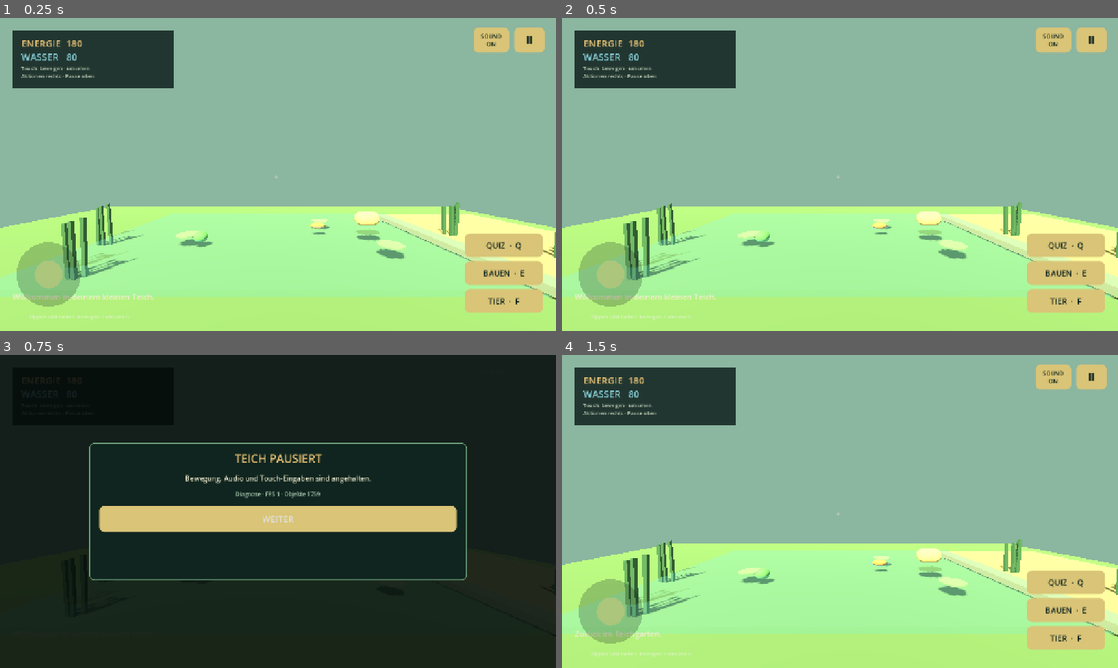
Above: before the commit, frames 1-4 (two rows, left to right).
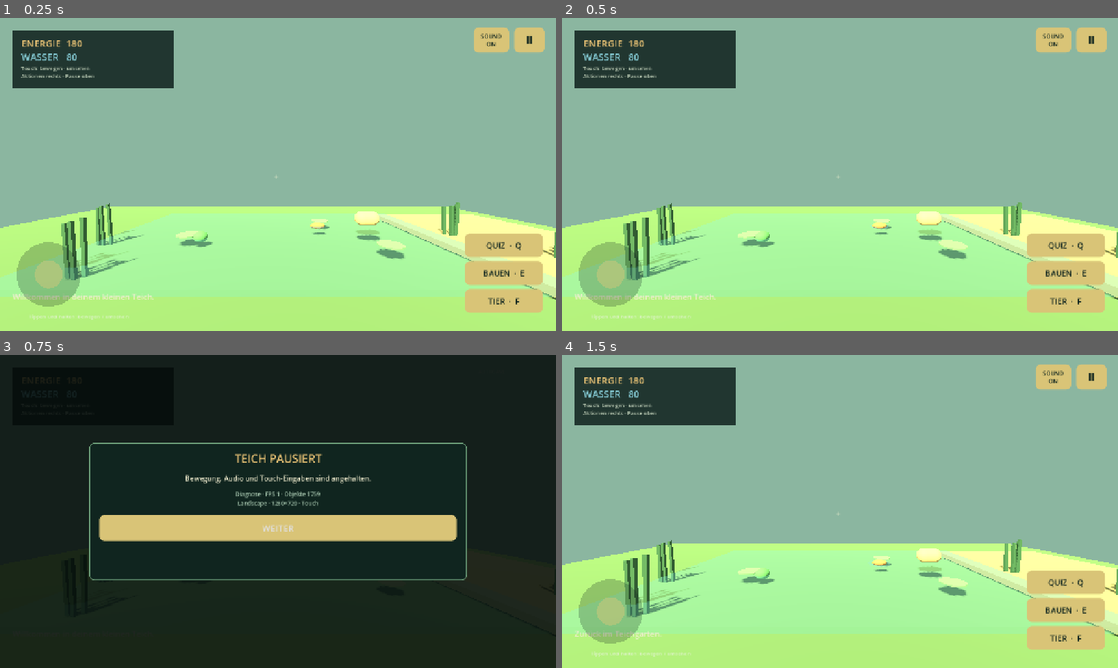
Above: after the commit, the same moments.

Repository: makopipokam/manualai.org
Game: Godot game, scene res://main.tscn
The game is run twice, just before and just after one commit, with the same random seed, the same clock (stepped at 60 frames per second) and the same inputs. Sound files missing from this copy of the repository are replaced by a short silence.
Inputs:
- Up to frame 1 (0.25 s): no input
- Up to frame 2 (0.5 s): no input
- Up to frame 3 (0.75 s): click "Ⅱ" at 0.5 s
- Up to frame 4 (1.5 s): click "WEITER" at 1.25 s

Frames 1-2 are identical in both runs. In frame 3, 4.2% of the frame differs, in the area x 17-83%, y 46-60%; in frame 4, nothing differs.

Commit message:
Add mobile viewport diagnostics

Diff:
--- a/godot/pwnd-prototype/scripts/main.gd
+++ b/godot/pwnd-prototype/scripts/main.gd
@@ -327,7 +327,10 @@
 		return
 	var fps: int = Engine.get_frames_per_second()
 	var object_count: int = int(Performance.get_monitor(Performance.OBJECT_COUNT))
-	performance_label.text = "Diagnose · FPS %d · Objekte %d" % [fps, object_count]
+	var viewport_size: Vector2 = get_viewport().get_visible_rect().size
+	var orientation: String = "Portrait" if viewport_size.y > viewport_size.x else "Landscape"
+	var input_mode: String = "Touch" if DisplayServer.is_touchscreen_available() else "Mouse/Keyboard"
+	performance_label.text = "Diagnose · FPS %d · Objekte %d\n%s · %d×%d · %s" % [fps, object_count, orientation, int(viewport_size.x), int(viewport_size.y), input_mode]
 
 func _toggle_audio() -> void:
 	audio_enabled = not audio_enabled
Not shown, changed: godot/pwnd-prototype/README.md
Not shown, changed: godot/pwnd-prototype/ROADMAP.md
